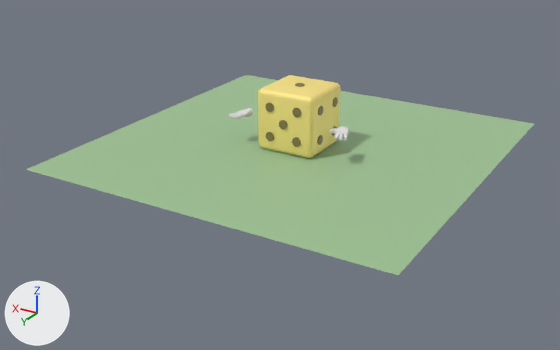
What one commit did to the Blender file art/character/die_hero.blend.
Rendered twice from a 50 mm camera at (-5.78, 10.23, 4.51) aimed at (0.12, 0.4, -0.41). Lighting does not change. The marker at lower left points along +X, +Y and +Z. The older version comes first.

Before the edit, the objects in view are built like this:
```python
me_cube = bpy.data.meshes.new('Cube')
me_cube.from_pydata(...)  # 152 vertices, 150 faces; spans x -0.5..0.5, y -0.5..0.5, z -0.5..0.5
me_cube.polygons.foreach_set('use_smooth', [True] * 150)
me_cube.materials.append(mat_die_body)  # yellow #ffe988
me_hand = bpy.data.meshes.new('hand')
me_hand.from_pydata(...)  # 298 vertices, 301 faces; spans x -4.25..2.95, y -1.82..1.56, z -5.17..5.08
me_hand.materials.append(mat_glove)  # its picture is missing
me_hand_001 = bpy.data.meshes.new('hand.001')
me_hand_001.from_pydata(...)  # 298 vertices, 301 faces; spans x -4.25..2.95, y -1.82..1.56, z -5.17..5.08
me_hand_001.materials.append(mat_glove)  # its picture is missing
me_plane = bpy.data.meshes.new('Plane')
me_plane.from_pydata([(-3.0, -3.0, 0.0), (3.0, -3.0, 0.0), (-3.0, 3.0, 0.0), (3.0, 3.0, 0.0)], [], [(0, 1, 3, 2)])
me_plane.materials.append(mat_groundpreviewmat)  # greyish green #a0c495
ob_die_body = bpy.data.objects.new('DIE_Body', me_cube)
ob_die_body.parent = ob_die_hero
ob_die_body.location = (0.0, 0.0, 0.0)
ob_groundpreview = bpy.data.objects.new('GroundPreview', me_plane)
ob_groundpreview.location = (0.0, 0.0, 0.0)
ob_hand_l_mesh = bpy.data.objects.new('Hand_L_Mesh', me_hand_001)
ob_hand_l_mesh.location = (-0.9, 0.32, 0.46)
ob_hand_l_mesh.rotation_euler = (1.571, 0.0, 0.349)  # degrees (90, 0, 20)
ob_hand_l_mesh.scale = (-0.039, -0.039, -0.039)
ob_hand_r_mesh = bpy.data.objects.new('Hand_R_Mesh', me_hand)
ob_hand_r_mesh.location = (0.9, 0.32, 0.46)
ob_hand_r_mesh.rotation_euler = (-1.571, 0.0, -0.349)  # degrees (-90, 0, -20)
ob_hand_r_mesh.scale = (0.039, 0.039, 0.039)
```
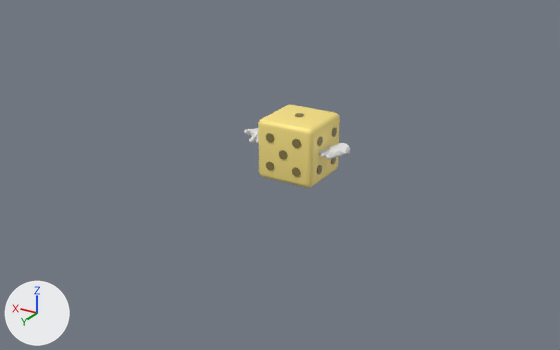
The change, as a list of edits to the scene's bpy script:
```text
Change ob_die_body:
    remove ob_die_body.parent = ob_die_hero
Remove ob_groundpreview:
    ob_groundpreview = bpy.data.objects.new('GroundPreview', me_plane)
    ob_groundpreview.location = (0.0, 0.0, 0.0)
Change ob_hand_r_mesh:
    ob_hand_r_mesh.location: (0.9, 0.32, 0.46) -> (-0.7, 0.11, 0.06)
    ob_hand_r_mesh.scale: (0.039, 0.039, 0.039) -> (0.0605, 0.0519, 0.0487)
Change ob_hand_l_mesh:
    ob_hand_l_mesh.location: (-0.9, 0.32, 0.46) -> (0.7, 0.11, 0.06)
    ob_hand_l_mesh.scale: (-0.039, -0.039, -0.039) -> (-0.0605, -0.0519, -0.0487)
```

What differs and where, as boxes [x1, y1, x2, y2] in the pictures (560 x 350 px):
'GroundPreview', deleted: before [26, 75, 534, 275]
'DIE_Body', moved: before [258, 75, 341, 158]; after [258, 104, 340, 188]
'Hand_R_Mesh', moved, rescaled (28% wider, 50% taller): before [229, 108, 253, 119]; after [319, 143, 350, 160]
'Hand_L_Mesh', moved, rescaled: before [330, 126, 349, 140]; after [244, 128, 259, 143]
'DIE_Pip_5_10', moved: before [292, 108, 301, 117]; after [292, 139, 301, 148]
'DIE_Pip_5_9', moved: before [292, 137, 301, 147]; after [292, 167, 301, 177]
'DIE_Pip_5_11', moved: before [279, 120, 288, 129]; after [279, 150, 287, 160]
'DIE_Pip_5_13', moved: before [265, 103, 274, 112]; after [266, 133, 274, 142]
'DIE_Pip_5_12', moved: before [266, 132, 274, 141]; after [266, 161, 274, 171]
'DIE_Pip_4_19', moved: before [318, 106, 323, 115]; after [317, 136, 323, 146]
'DIE_Pip_4_17', moved: before [317, 135, 323, 145]; after [317, 165, 322, 174]
'DIE_Pip_4_20', moved: before [333, 97, 338, 107]; after [332, 127, 337, 137]
'DIE_Pip_1_0', moved: before [295, 83, 305, 87]; after [295, 113, 304, 117]
'DIE_Pip_4_18', moved: before [332, 126, 337, 136]; after [331, 158, 336, 164]
